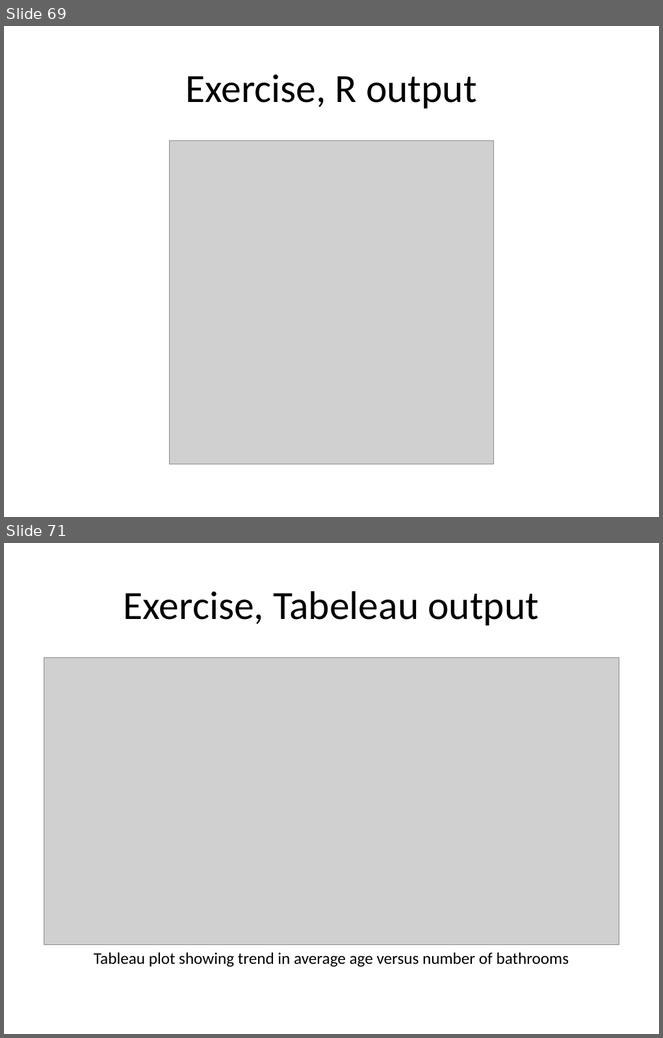
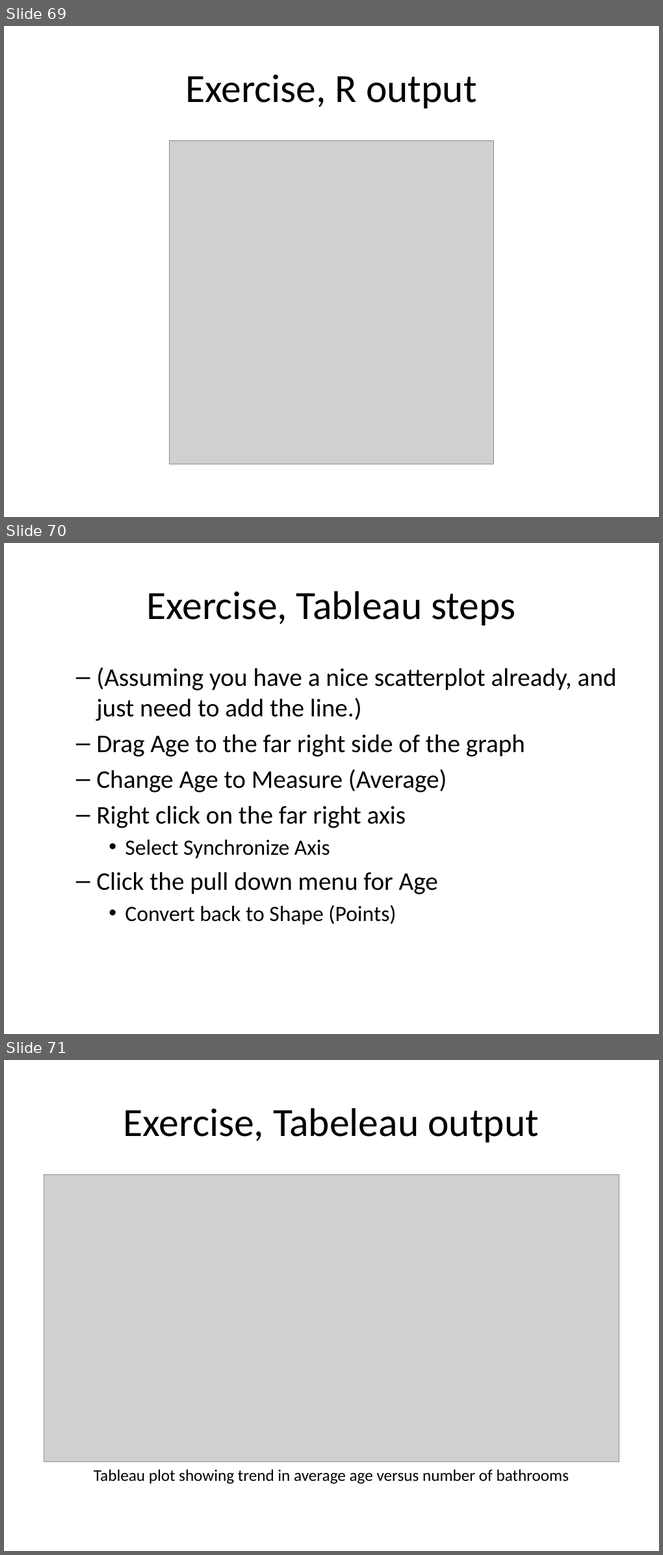
Before and after one commit to pmean/data-visualization, a slide deck: data-viz-03/src/complete-lecture-linegraphs.pptx. Shown one above the other, each under a label of ours: slides 69 and 71 before the commit, slides 69, 70 and 71 after it; the slides between them are not shown. The pictures are 663x1038 and 663x1555 pixels, drawn with LibreOffice and Linux fonts; fonts in the diff are those of the drawing; grey boxes stand for pictures. Boxes give left, top, right and bottom in pixels: in the first picture for what was removed or moved away, otherwise in the second. Text is boxed around its words. In the diff, an @@ line names an element or a change of style, - is before the commit and + after.

```diff
--- a/data-viz-03/src/complete-lecture-linegraphs.pptx
+++ b/data-viz-03/src/complete-lecture-linegraphs.pptx
@@ slide 70 added at (4, 543, 659, 1034), background #FFFFFF @@
@@ title added at (147, 591, 516, 626), 44 pt, text #000000 @@
+Exercise, Tableau steps
@@ text added at (96, 667, 617, 925), 28 pt, text #000000 @@
+  – (Assuming you have a nice scatterplot already, and just need to add the line.)
+  – Drag Age to the far right side of the graph
+  – Change Age to Measure (Average)
+  – Right click on the far right axis
+    • Select Synchronize Axis
+  – Click the pull down menu for Age
+    • Convert back to Shape (Points)
```
Also in this commit, not shown: 9 slides changed, 19 other slides added, 5 slides removed, 7 other files.
